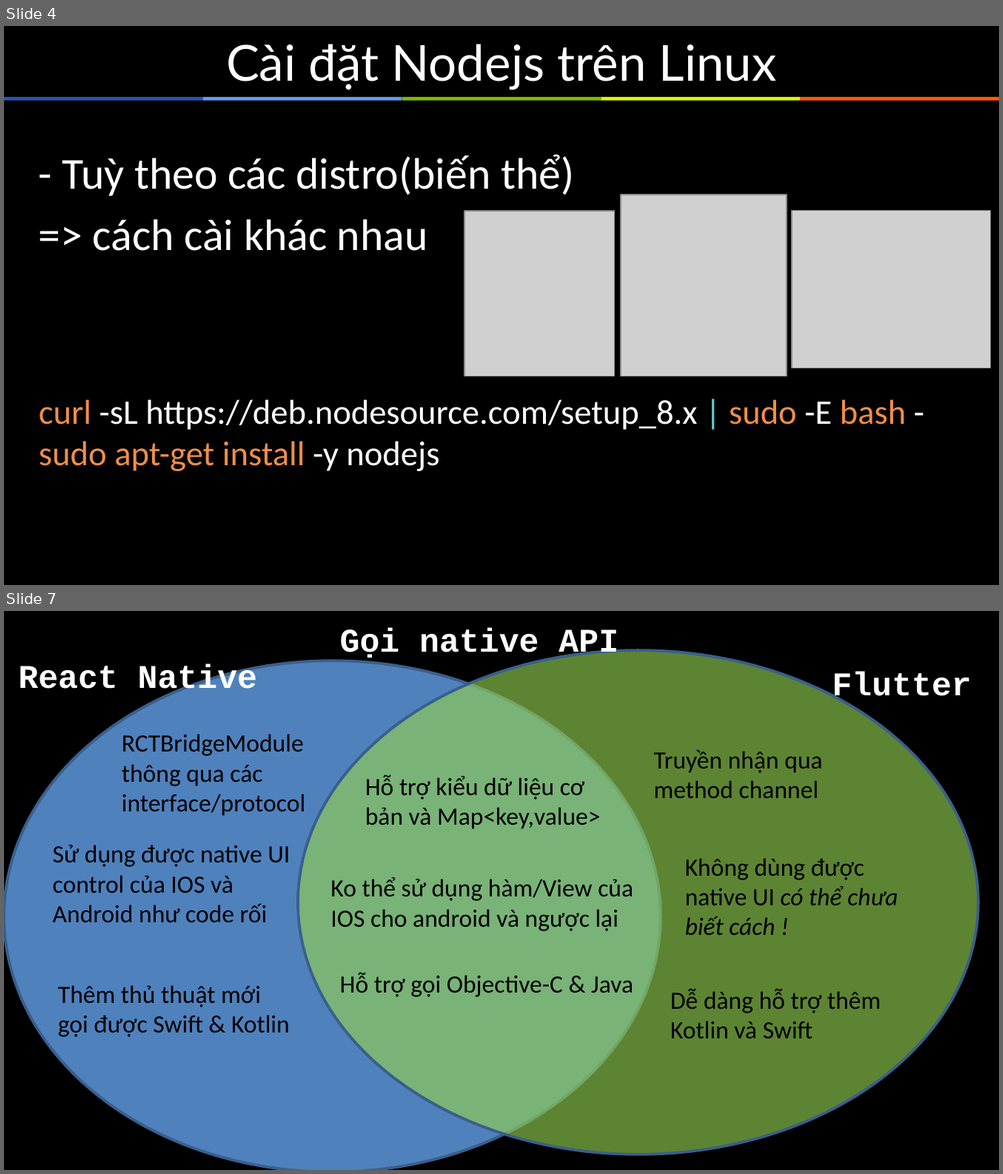
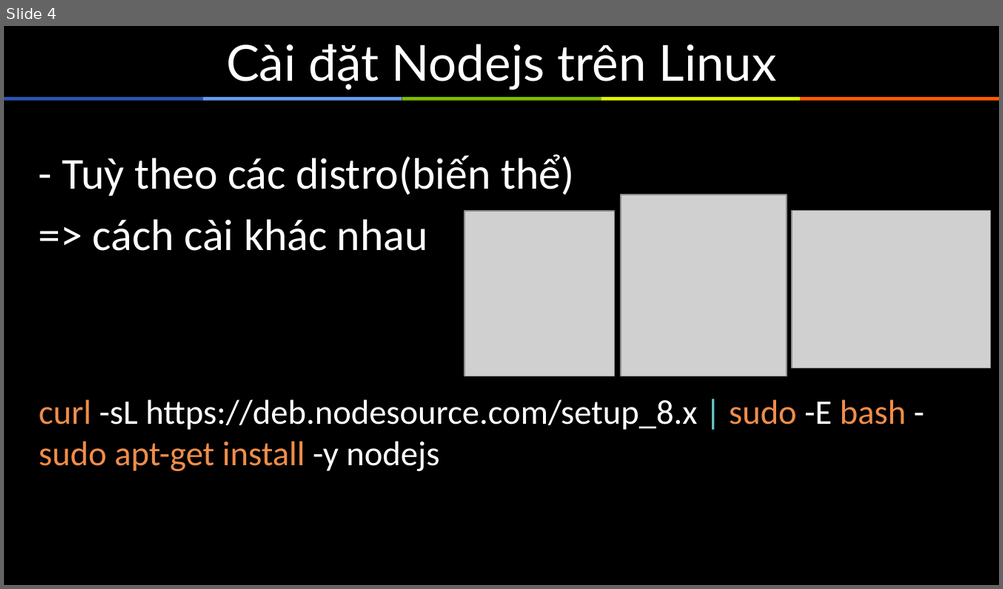
Before and after one commit to sunlight3d/ThucTapNodejsTechmaster, a slide deck: Documents/ThuctapNodejs1.pptx. Shown one above the other, each under a label of ours: slides 4 and 7 before the commit, slide 4 after it; the slides between them are not shown. The pictures are 1003x1174 and 1003x589 pixels, drawn with LibreOffice and Linux fonts; fonts in the diff are those of the drawing; grey boxes stand for pictures. Boxes give left, top, right and bottom in pixels: in the first picture for what was removed or moved away, otherwise in the second. Text is boxed around its words. In the diff, an @@ line names an element or a change of style, - is before the commit and + after.

```diff
--- a/Documents/ThuctapNodejs1.pptx
+++ b/Documents/ThuctapNodejs1.pptx
@@ slide 7 removed at [4,611,999,1170], background #000000 @@
@@ text removed at [340,628,618,661] @@
-Gọi native API
@@ ellipse removed at [297,651,978,1155] @@
@@ ellipse removed at [4,661,660,1170] @@
@@ text removed at [18,664,257,698] @@
-React Native
@@ text removed at [832,672,971,705] @@
-Flutter
@@ text removed at [122,734,305,816] @@
-RCTBridgeModule thông qua các interface/protocol
@@ text removed at [654,750,822,798] @@
-Truyền nhận qua
-method channel
@@ text removed at [365,775,600,829] @@
-Hỗ trợ kiểu dữ liệu cơ
-bản và Map<key,value>
@@ text removed at [53,845,290,923] @@
-Sử dụng được native UI
-control của IOS và Android như code rối
@@ text removed at [685,858,897,935] @@
-Không dùng được native UI có thể chưa biết cách !
@@ text removed at [330,877,633,931] @@
-Ko thể sử dụng hàm/View của IOS cho android và ngược lại
@@ text removed at [58,985,290,1037] @@
-Thêm thủ thuật mới
-gọi được Swift & Kotlin
@@ text removed at [340,972,633,997] @@
-Hỗ trợ gọi Objective-C & Java
@@ text removed at [670,988,880,1039] @@
-Dễ dàng hỗ trợ thêm Kotlin và Swift
```
Also in this commit, not shown: 8 slides added, 2 other slides removed, 15 other files.
